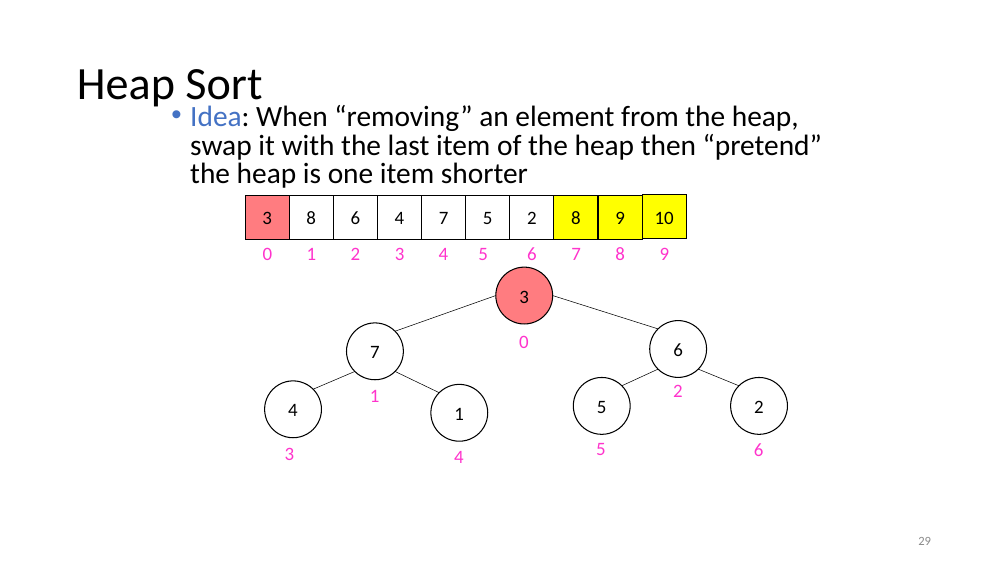
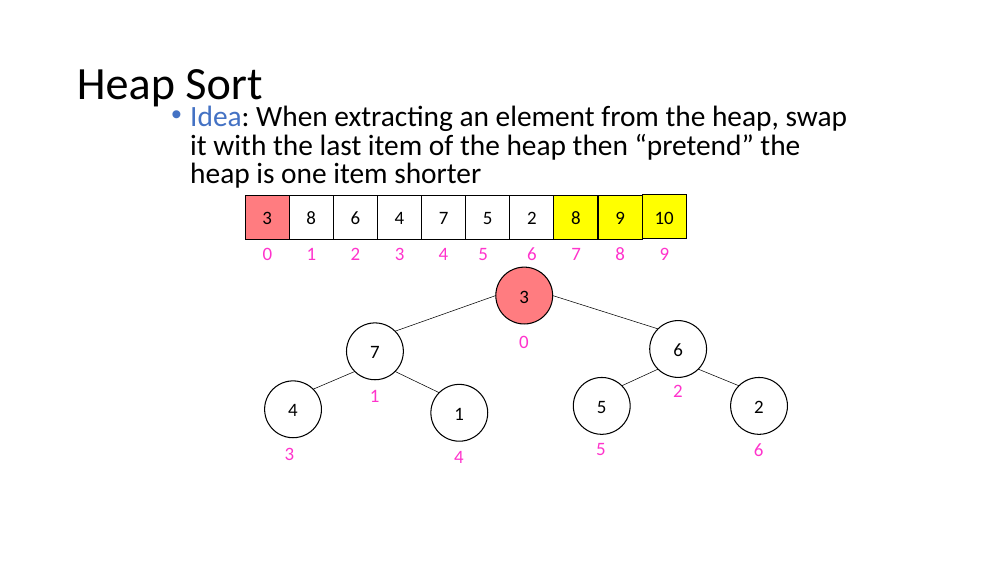
Before and after one commit to natebrunelle/cse332, a slide deck: slide 48 of markdown/files/slides/lecture12_sorting1.pptx (slide 29 before the commit). Drawn at 1008x567 pixels with LibreOffice and Linux fonts; fonts in the diff are those of the drawing. Boxes give left, top, right and bottom in pixels: in the first picture for what was removed or moved away, otherwise in the second. Text is boxed around its words. In the diff, an @@ line names an element or a change of style, - is before the commit and + after.

```diff
--- a/markdown/files/slides/lecture12_sorting1.pptx
+++ b/markdown/files/slides/lecture12_sorting1.pptx
@@ text at (190, 105, 848, 188): text changed @@
-• Idea: When “removing” an element from the heap, swap it with the last item of the heap then “pretend” the heap is one item shorter
+• Idea: When extracting an element from the heap, swap it with the last item of the heap then “pretend” the heap is one item shorter
@@ page number removed at (918, 537, 931, 545) @@
-29
```
Also in this commit, not shown: 18 other slides changed, 19 slides added, 2 slides removed, 9 other files.
